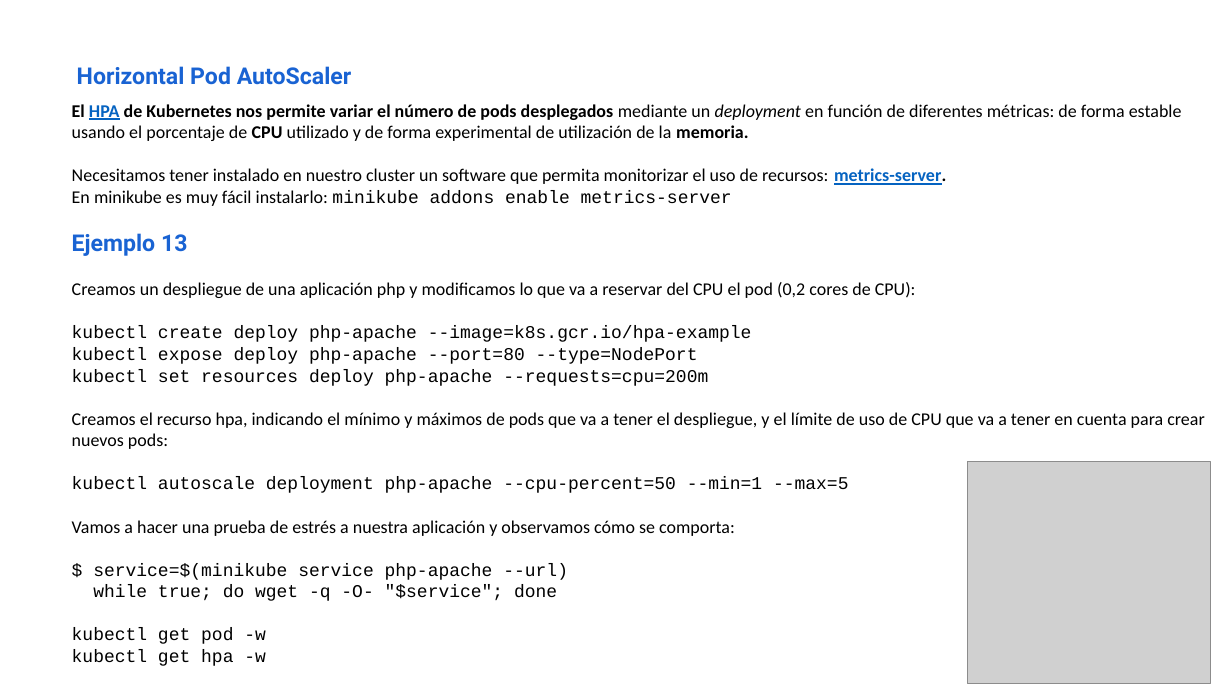
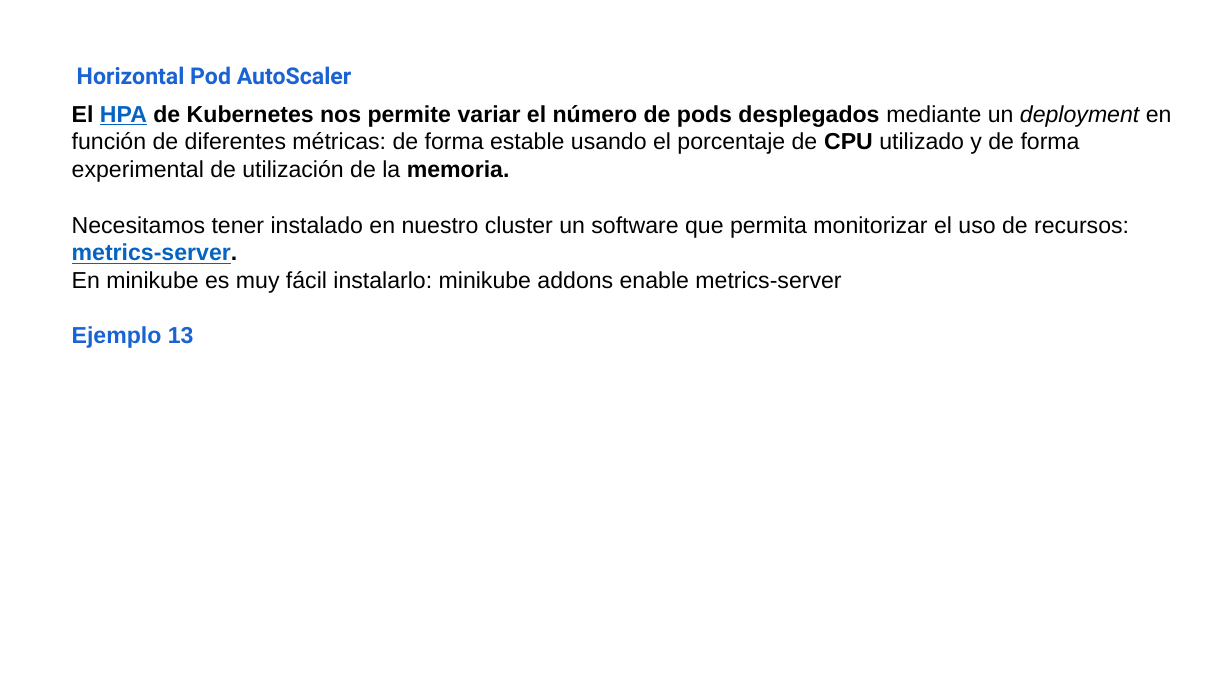
Before and after one commit to iesgn/kubernetes-storm, a slide deck: slide 15 of unidad3/presentacion_unidad3-3.odp (slide 18 before the commit). Drawn at 1232x693 pixels with LibreOffice and Linux fonts; fonts in the diff are those of the drawing; grey boxes stand for pictures. Boxes give left, top, right and bottom in pixels: in the first picture for what was removed or moved away, otherwise in the second. Text is boxed around its words. In the diff, an @@ line names an element or a change of style, - is before the commit and + after.

```diff
--- a/unidad3/presentacion_unidad3-3.odp
+++ b/unidad3/presentacion_unidad3-3.odp
@@ text "El HPA de Kubernetes nos ..." at box(72, 105, 1172, 348): size 14 to 18 pt; font Calibri to Arial in "El HPA de Kubernetes nos permite variar ...", "Necesitamos tener instalado en nuestro cluster un ...", "En minikube es muy fácil instalarlo:"; font Courier New to Arial in "minikube addons enable metrics-server"; font Roboto to Arial in "Ejemplo 13" @@
@@ text at box(72, 282, 1204, 666): paragraphs removed @@
-Creamos un despliegue de una aplicación php y modificamos lo que va a reservar del CPU el pod (0,2 cores de CPU):
-kubectl create deploy php-apache --image=k8s.gcr.io/hpa-example
-kubectl expose deploy php-apache --port=80 --type=NodePort
-kubectl set resources deploy php-apache --requests=cpu=200m
-Creamos el recurso hpa, indicando el mínimo y máximos de pods que va a tener el despliegue, y el límite de uso de CPU que va a tener en cuenta para crear nuevos pods:
-kubectl autoscale deployment php-apache --cpu-percent=50 --min=1 --max=5
-Vamos a hacer una prueba de estrés a nuestra aplicación y observamos cómo se comporta:
-$ service=$(minikube service php-apache --url)
-while true; do wget -q -O- "$service"; done
-kubectl get pod -w
-kubectl get hpa -w
@@ picture removed at box(968, 462, 1211, 685) @@
```
Also in this commit, not shown: 7 other slides changed, 3 slides added, 8 slides removed, 2 other files.
